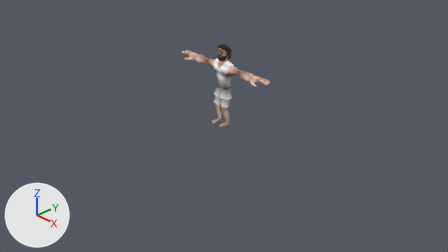
An edit to the Blender file SIsyphus.blend, drawn before and after from the same camera.
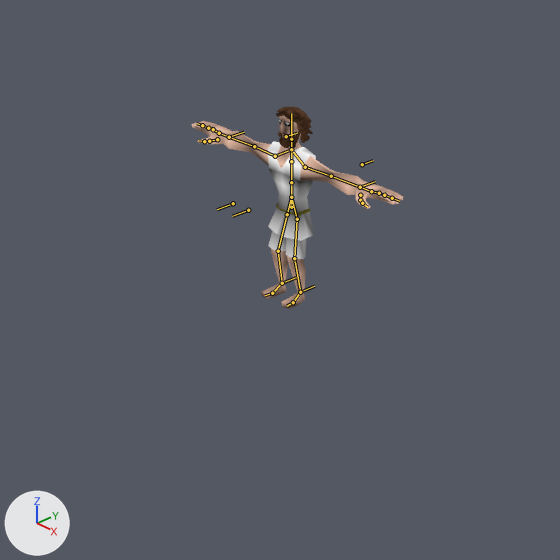
There are two pictures of each version: one from the file's camera 'Camera', one close up on the part from 23% to 75% of the width and 0% to 92% of the height. Arrows for +X, +Y and +Z are at lower left; the lights stay in place. The bones that bend it are drawn over the model as lines in the close-ups.

In view in the first close-up: 'Beard', 'Belt', 'Body', 'Hair', 'Head', 'Pant', 'Toga'.
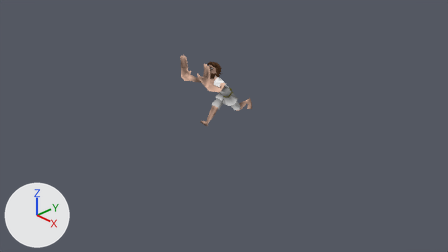
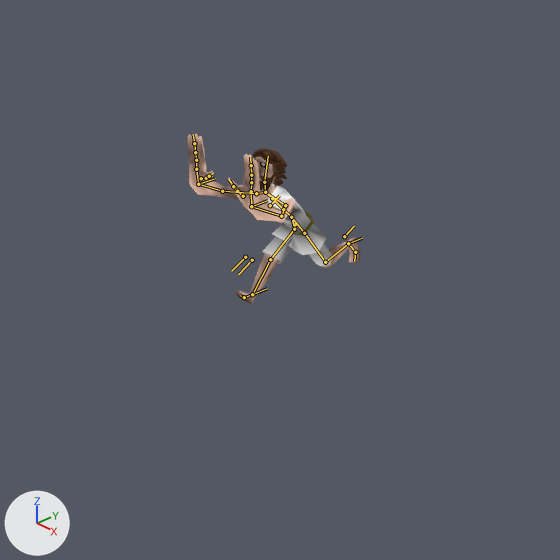
The newer file adds an action. The first version stands in its rest pose; the second is drawn at frame 9 of the action 'PushFast'.

Pixel boxes (x1, y1, x2, y2) of what changed, in the close-ups (560 x 560 px):
'Body', posed (18% narrower, 9% shorter): before (192, 121, 403, 309); after (188, 134, 360, 305)
'Toga', posed: before (268, 142, 316, 241); after (267, 184, 327, 255)
'Hair', posed: before (276, 107, 313, 143); after (252, 149, 287, 187)
'Pant', posed: before (268, 231, 307, 259); after (263, 236, 333, 266)
'Head', posed: before (279, 116, 301, 149); after (255, 157, 275, 193)
'Beard', posed: before (278, 131, 300, 149); after (259, 173, 275, 191)
'Belt', posed: before (276, 203, 311, 216); after (282, 211, 314, 235)
bone 'root', root to tip: before (291, 197) to (291, 207); after (291, 217) to (295, 224)
bone 'spine', root to tip: before (291, 197) to (291, 182); after (291, 217) to (283, 209)
bone 'neck', root to tip: before (291, 149) to (291, 139); after (265, 192) to (264, 182)
bone 'head', root to tip: before (291, 139) to (291, 113); after (264, 182) to (268, 156)
bone 'hand.l', root to tip: before (360, 187) to (371, 191); after (251, 206) to (251, 191)
bone 'thumb.prox.l', root to tip: before (360, 195) to (360, 200); after (243, 196) to (237, 191)
bone 'thumb.int.l', root to tip: before (360, 200) to (362, 203); after (237, 191) to (233, 186)
bone 'thumb.dist.l', root to tip: before (362, 203) to (367, 207); after (233, 186) to (229, 179)
bone 'hand.r', root to tip: before (229, 137) to (219, 133); after (198, 184) to (196, 169)
bone 'thumb.prox.r', root to tip: before (217, 139) to (209, 141); after (201, 178) to (206, 178)
bone 'thumb.int.r', root to tip: before (209, 141) to (204, 141); after (206, 178) to (209, 176)
bone 'thumb.dist.r', root to tip: before (204, 141) to (198, 140); after (209, 176) to (213, 173)
bone 'toes.l', root to tip: before (293, 302) to (287, 306); after (355, 252) to (354, 261)
bone 'elbow.point.l', root to tip: before (362, 164) to (373, 160); after (344, 236) to (354, 226)
bone 'elbow.point.r', root to tip: before (286, 136) to (297, 133); after (270, 205) to (279, 195)
bone 'knee.point.r', root to tip: before (233, 203) to (217, 209); after (245, 257) to (231, 271)
bone 'foot.control.l', root to tip: before (300, 292) to (314, 286); after (348, 243) to (362, 238)
bone 'hand.control.l', root to tip: before (360, 187) to (375, 181); after (251, 206) to (267, 200)
bone 'foot.control.r', root to tip: before (282, 283) to (296, 277); after (252, 294) to (267, 288)
bone 'hand.control.r', root to tip: before (229, 137) to (244, 132); after (198, 184) to (215, 178)

The edits, one by one:
Bone 'root' (bone_root) moves from (0.0, 0.0, 0.0) to (0.0, 0.157, 0.0).
Bone 'root' (bone_root) turns from (0, 0, 0) to (28, 0, 0) degrees about its own x, y and z.
Bone 'spine' (bone_spine) turns from (0, 0, 0) to (0, 0, 15) degrees about its own x, y and z.
Bone 'neck' (bone_neck) turns from (0, 0, 0) to (0, 0, -37) degrees about its own x, y and z.
Bone 'head' (bone_head) turns from (0, 0, 0) to (0, 0, -16) degrees about its own x, y and z.
Bone 'hand.l' (bone_hand_l) turns from (0, 0, 0) to (-59, 15, -4) degrees about its own x, y and z.
Bone 'thumb.prox.l' (bone_thumb_prox_l) turns from (0, 0, 0) to (-5, 0, 27) degrees about its own x, y and z.
Bone 'thumb.int.l' (bone_thumb_int_l) turns from (0, 0, 0) to (1, 1, 7) degrees about its own x, y and z.
Bone 'thumb.dist.l' (bone_thumb_dist_l) turns from (0, 0, 0) to (2, 0, 8) degrees about its own x, y and z.
Bone 'hand.r' (bone_hand_r) turns from (0, 0, 0) to (-59, -15, 4) degrees about its own x, y and z.
Bone 'thumb.prox.r' (bone_thumb_prox_r) turns from (0, 0, 0) to (-5, 0, -27) degrees about its own x, y and z.
Bone 'thumb.int.r' (bone_thumb_int_r) turns from (0, 0, 0) to (1, -1, -7) degrees about its own x, y and z.
Bone 'thumb.dist.r' (bone_thumb_dist_r) turns from (0, 0, 0) to (2, 0, -8) degrees about its own x, y and z.
Bone 'toes.l' (bone_toes_l) turns from (0, 0, 0) to (-5, -9, 37) degrees about its own x, y and z.
Bone 'elbow.point.l' (bone_elbow_point_l) moves from (0.0, 0.0, 0.0) to (-0.001, -0.219, 0.416).
Bone 'elbow.point.r' (bone_elbow_point_r) moves from (0.0, 0.0, 0.0) to (0.001, -0.219, 0.416).
Bone 'knee.point.r' (bone_knee_point_r) moves from (0.0, 0.0, 0.0) to (0.01, 0.0, 0.092).
Bone 'foot.control.l' (bone_foot_control_l) moves from (0.0, 0.0, 0.0) to (0.24, 0.503, -0.005).
Bone 'hand.control.l' (bone_hand_control_l) moves from (0.0, 0.0, 0.0) to (0.407, -0.641, 0.085).
Bone 'foot.control.r' (bone_foot_control_r) moves from (0.0, 0.0, 0.0) to (-0.007, -0.298, 0.0).
Bone 'hand.control.r' (bone_hand_control_r) moves from (0.0, 0.0, 0.0) to (-0.407, -0.641, 0.085).
